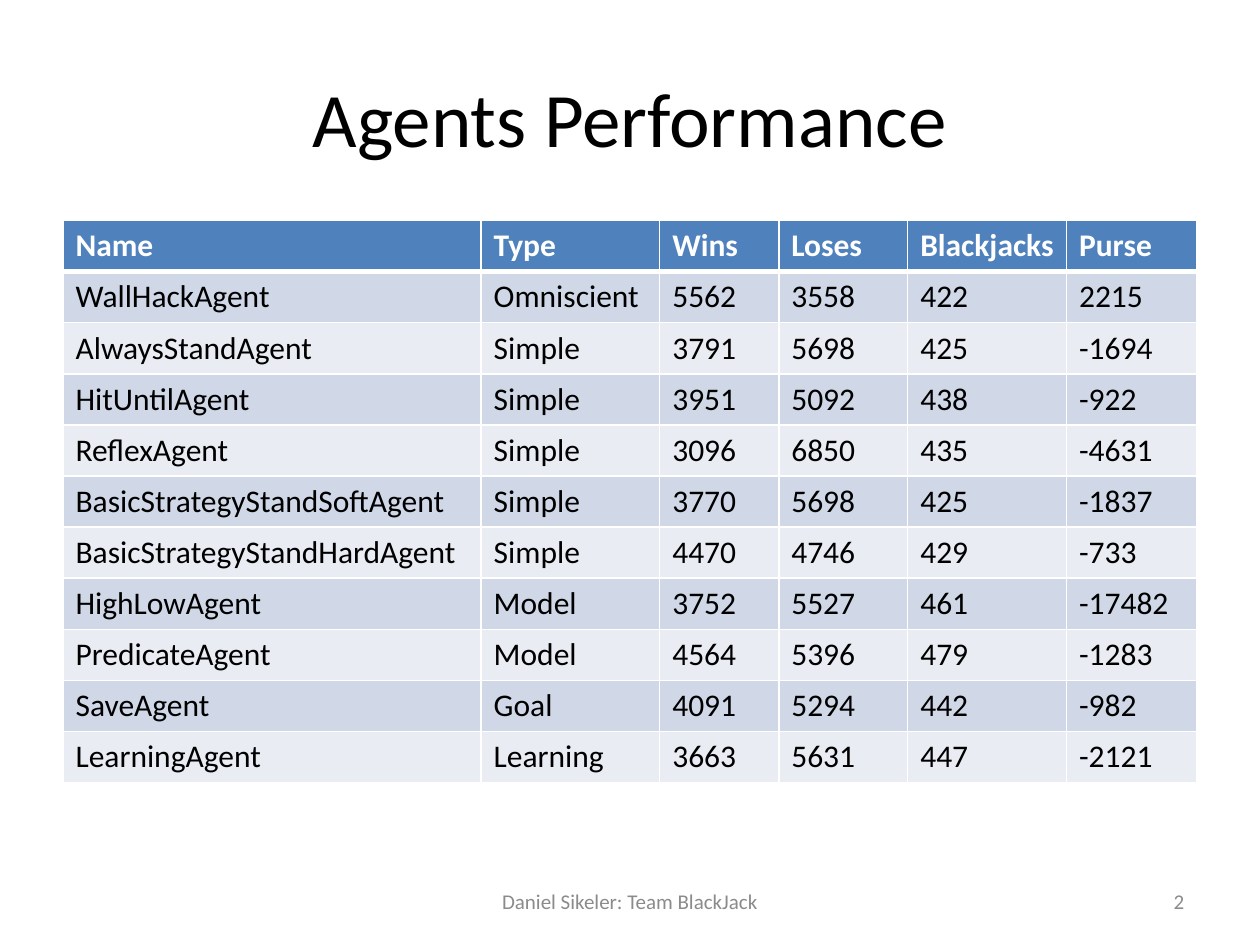
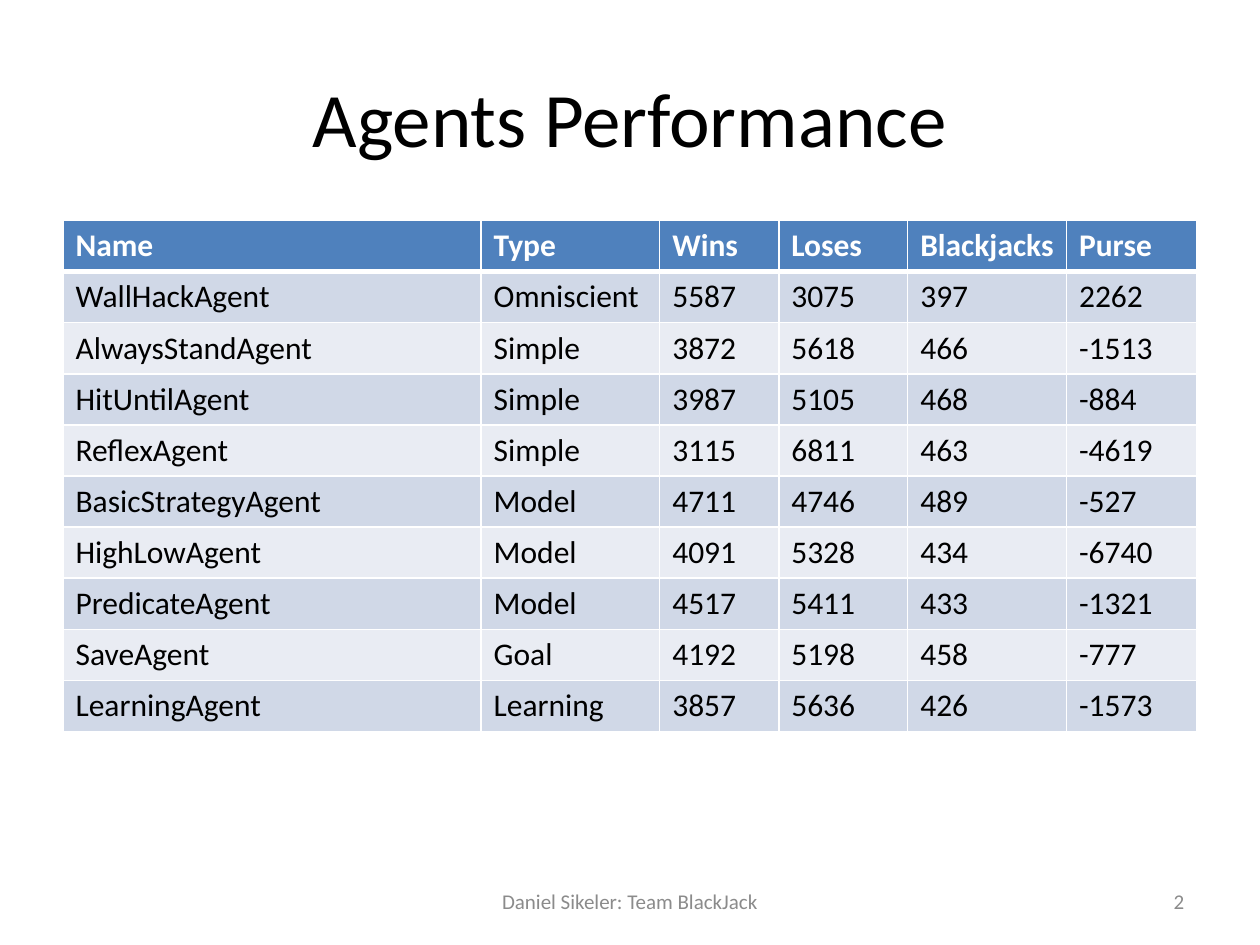
Before and after one commit to mfreiwald/Blackjack_AI, a slide deck: slide 2 of non-src/Presentation/relevance.pptx. Drawn at 1260x945 pixels with LibreOffice and Linux fonts; fonts in the diff are those of the drawing. Boxes give left, top, right and bottom in pixels: in the first picture for what was removed or moved away, otherwise in the second. Text is boxed around its words. In the diff, an @@ line names an element or a change of style, - is before the commit and + after.

Commit message:
new performance measurement

```diff
--- a/non-src/Presentation/relevance.pptx
+++ b/non-src/Presentation/relevance.pptx
@@ table at [63, 220, 1197, 732] @@
-row 2: WallHackAgent | Omniscient | 5562 | 3558 | 422 | 2215
-row 3: AlwaysStandAgent | Simple | 3791 | 5698 | 425 | -1694
-row 4: HitUntilAgent | Simple | 3951 | 5092 | 438 | -922
-row 5: ReflexAgent | Simple | 3096 | 6850 | 435 | -4631
-row 6: BasicStrategyStandSoftAgent | Simple | 3770 | 5698 | 425 | -1837
-row 7: BasicStrategyStandHardAgent | Simple | 4470 | 4746 | 429 | -733
-row 8: HighLowAgent | Model | 3752 | 5527 | 461 | -17482
-row 9: PredicateAgent | Model | 4564 | 5396 | 479 | -1283
-row 10: SaveAgent | Goal | 4091 | 5294 | 442 | -982
-row 11: LearningAgent | Learning | 3663 | 5631 | 447 | -2121
+row 2: WallHackAgent | Omniscient | 5587 | 3075 | 397 | 2262
+row 3: AlwaysStandAgent | Simple | 3872 | 5618 | 466 | -1513
+row 4: HitUntilAgent | Simple | 3987 | 5105 | 468 | -884
+row 5: ReflexAgent | Simple | 3115 | 6811 | 463 | -4619
+row 6: BasicStrategyAgent | Model | 4711 | 4746 | 489 | -527
+row 7: HighLowAgent | Model | 4091 | 5328 | 434 | -6740
+row 8: PredicateAgent | Model | 4517 | 5411 | 433 | -1321
+row 9: SaveAgent | Goal | 4192 | 5198 | 458 | -777
+row 10: LearningAgent | Learning | 3857 | 5636 | 426 | -1573
```
Also in this commit, not shown: 2 other files.
